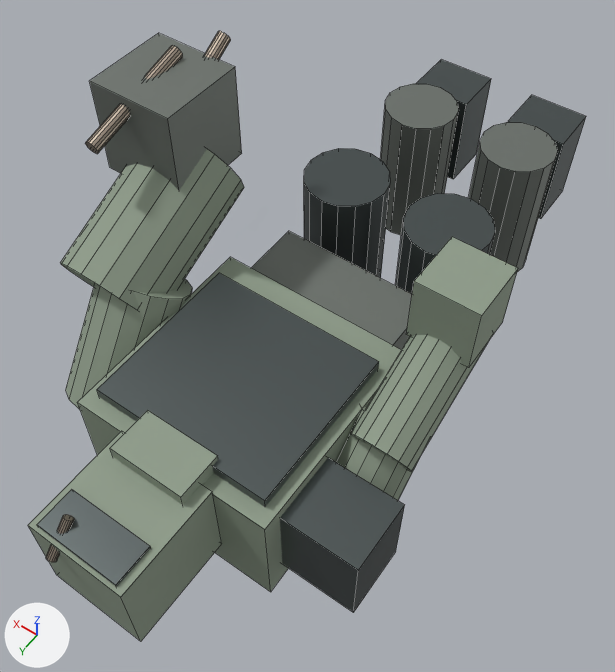
A saved change to the OBJ model models/zombies/zombie_heavy.obj.
One viewpoint serves both versions: a 50 mm lens placed at (-0.79, 2.197, 1.805), pointed at (-0.008, 1.102, 0.085). Lighting does not change. The marker at lower left points along +X, +Y and +Z. The picture after the commit comes second. Mesh edges are drawn as thin lines. Where no turn or scale is listed for an object, it has been applied to the vertices.

In view in the first picture: 'Zombie_Heavy'.
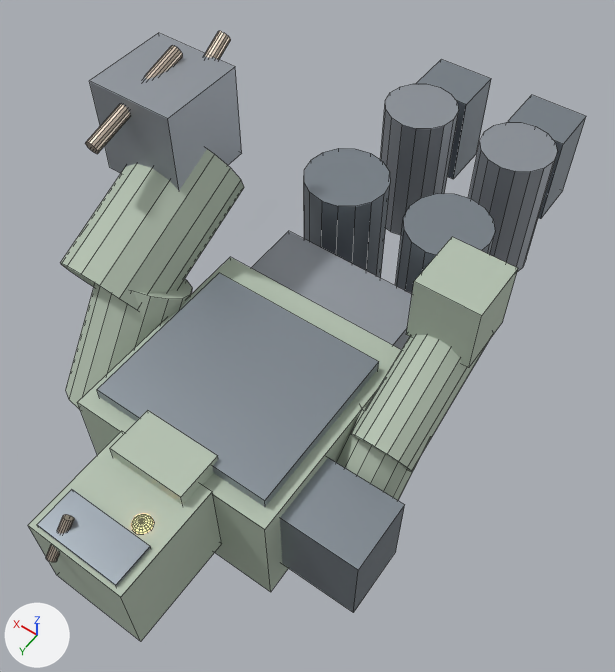
Changed parts and their boxes [x1, y1, x2, y2] in the pictures (615 x 672 px):
'Zombie_Heavy', recoloured, reshaped (lighter)
    both: [28, 31, 586, 641]
part 1 of me_zombie_heavy, added
    after: [132, 514, 153, 533]

The change, as a diff of the scene's bpy script:
```diff
--- a/models/zombies/zombie_heavy.obj.py
+++ b/models/zombies/zombie_heavy.obj.py
@@ mat_mat_bruteskin @@
 mat_mat_bruteskin = principled_material('Mat_BruteSkin')
-mat_mat_bruteskin.base_color = (0.28, 0.34, 0.26)  # grey #909e8b
+mat_mat_bruteskin.base_color = (0.46, 0.54, 0.44)  # light grey #b5c2b1
 mat_mat_bruteskin.metallic = 0.08
@@ mat_mat_brutearmor @@
 mat_mat_brutearmor = principled_material('Mat_BruteArmor')
-mat_mat_brutearmor.base_color = (0.1, 0.12, 0.12)  # dark grey #596161
+mat_mat_brutearmor.base_color = (0.28, 0.32, 0.36)  # grey #9099a2
 mat_mat_brutearmor.metallic = 0.7
@@ mat_mat_rebarspike @@
 mat_mat_rebarspike = principled_material('Mat_RebarSpike')
-mat_mat_rebarspike.base_color = (0.42, 0.35, 0.28)  # beige #ada090
+mat_mat_rebarspike.base_color = (0.65, 0.55, 0.45)  # pale yellow #d3c4b3
 mat_mat_rebarspike.metallic = 0.88
@@ mat_mat_armoredplates @@
 mat_mat_armoredplates = principled_material('Mat_ArmoredPlates')
-mat_mat_armoredplates.base_color = (0.18, 0.2, 0.18)  # grey #767c76
+mat_mat_armoredplates.base_color = (0.35, 0.38, 0.42)  # grey #a0a6ad
 mat_mat_armoredplates.metallic = 0.45
@@ mat_mat_bruteeyes @@
+mat_mat_bruteeyes = principled_material('Mat_BruteEyes')
+mat_mat_bruteeyes.base_color = (1.0, 0.4, 0.1)  # orange #ffaa59
+mat_mat_bruteeyes.roughness = 0.2
+mat_mat_bruteeyes.emission_color = (1.0, 0.4, 0.1)  # orange #ffaa59
+mat_mat_bruteeyes.emission_strength = 4.0
@@ me_zombie_heavy @@
 # used by ob_zombie_heavy; location = (0.0, 0.0, 0.0)
-me_zombie_heavy.from_pydata(...)  # 448 vertices, 270 faces; spans x -0.47..0.6, y 0.0..1.92, z -0.23..0.65
+me_zombie_heavy.from_pydata(...)  # 626 vertices, 462 faces; spans x -0.47..0.6, y 0.0..1.92, z -0.23..0.65
+# me_zombie_heavy part 1: a new loose piece, a UV sphere (16 segments, 12 rings, poles along z) spanning x -0.084..-0.036, y 1.736..1.784, z 0.146..0.194, in mat_mat_bruteeyes (orange #ffaa59, glowing orange #ffaa59)
 me_zombie_heavy.materials.append(mat_mat_bruteskin)
@@ me_zombie_heavy @@
 me_zombie_heavy.materials.append(mat_mat_armoredplates)
+me_zombie_heavy.materials.append(mat_mat_bruteeyes)  # orange #ffaa59, glowing orange #ffaa59
```
